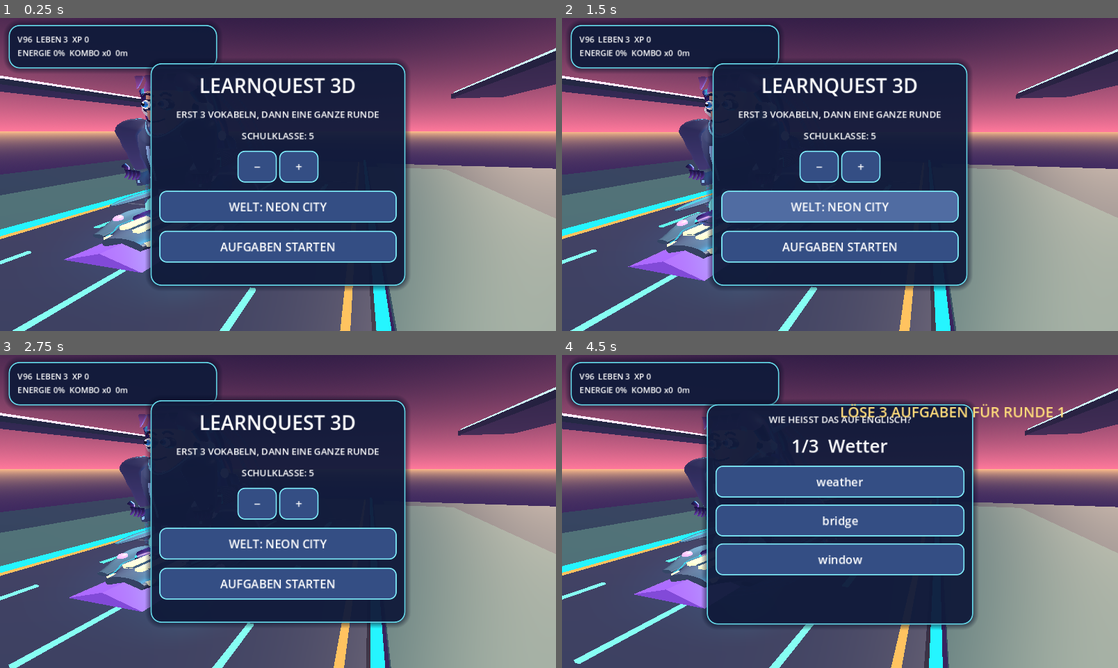
Above: before the commit, frames 1-4 (two rows, left to right).
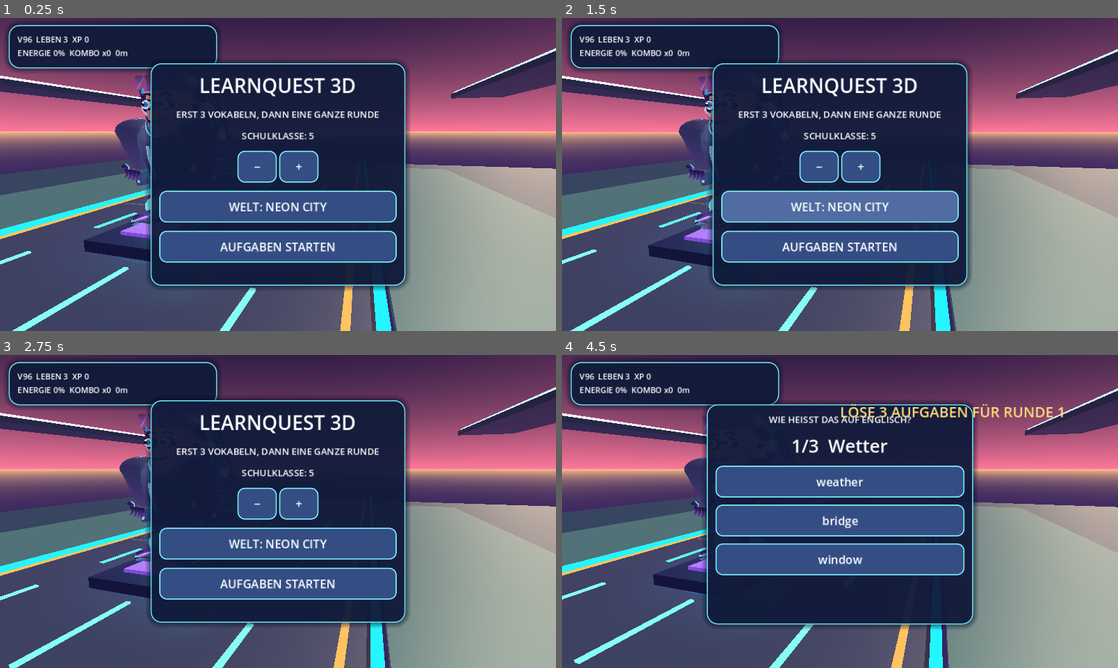
Above: after the commit, the same moments.

Repository: mtothek0703/learnquest-unity-web
Game: Godot game, scene res://main.tscn
Two runs of this game, one before a commit and one after it. Both use one fixed random seed, a clock stepped at 60 frames per second and the inputs below.
Inputs (mouse positions are in pixels of both pictures, inside the frame that each line leads up to):
- Up to frame 1 (0.25 s): no input
- Up to frame 2 (1.5 s): move the mouse to (962, 158) at 0.52 s; hold Right 0.53-1.25 s; hold Q 0.53-1.25 s; click (962, 158) at 0.67 s; tap Space at 0.77, 1.07 s; drag from (728, 190) to (812, 237) at 1.27 s
- Up to frame 3 (2.75 s): move the mouse to (333, 442) at 2.02 s; hold Right from 2.03 s (still down); hold R from 2.03 s (still down)
- Up to frame 4 (4.5 s): release Right at 2.75 s; release R at 2.75 s; drag from (812, 574) to (673, 464) at 2.77 s; move the mouse to (1006, 558) at 3.52 s; hold Left 3.53-4.25 s; hold E 3.53-4.25 s; tap Space at 3.77, 4.07 s; drag from (673, 464) to (756, 433) at 4.27 s

The runs differ from the first frame. In frame 1, 1.9% of the frame differs, in the area x 11-28%, y 55-82%; in frame 2, 1.9%, in the area x 11-28%, y 56-84%; in frame 3, 1.8%; in frame 4, 1.5%.
Error after the commit: Parse Error: Could not preload resource script "res://hoverboard_dynamic_carve_fins.gd". (res://hoverboard_sculpted_hull.gd:83)

Commit message:
CC0 board: directional fin signal materials, frame-rate regression and V137 release audit

Diff:
--- a/godot/hoverboard_dynamic_carve_fins.gd
+++ b/godot/hoverboard_dynamic_carve_fins.gd
@@ -7,6 +7,7 @@
 var fins: Array[Node3D] = []
 var fin_material: StandardMaterial3D
 var edge_material: StandardMaterial3D
+var edge_materials: Array[StandardMaterial3D] = []
 var ready_to_animate: bool = false
 
 func _ready() -> void:
@@ -41,7 +42,11 @@
         var edge := MeshInstance3D.new()
         edge.name = "CurvedSignalEdge"
         edge.mesh = _make_edge(side)
-        edge.material_override = edge_material
+        # Each outboard signal edge reacts to its own steering side.
+        # Reuse the same two existing meshes: no new draw calls or collision.
+        var side_edge_material := edge_material.duplicate() as StandardMaterial3D
+        edge_materials.append(side_edge_material)
+        edge.material_override = side_edge_material
         hinge.add_child(edge)
         fins.append(hinge)
     ready_to_animate = fins.size() == 2
@@ -125,6 +130,11 @@
         var carve := maxf(0.0, side * clampf(lean, -1.0, 1.0))
         var angle := side * (0.045 + 0.42 * carve + (0.12 if boosting else 0.0))
         fins[i].rotation.z = lerpf(fins[i].rotation.z, angle, response)
+        var signal := edge_materials[i]
+        var target_energy := (2.3 if boosting else 1.1) + 1.55 * carve
+        signal.emission_energy_multiplier = lerpf(
+            signal.emission_energy_multiplier, target_energy, response)
+        signal.emission = Color("#25c7e9").lerp(Color("#c56cff"), carve * 0.65)
     edge_material.emission_energy_multiplier = lerpf(
         edge_material.emission_energy_multiplier,
         2.3 if boosting else 1.1, response)
--- a/godot/hoverboard_sculpted_hull_test.gd
+++ b/godot/hoverboard_sculpted_hull_test.gd
@@ -462,6 +462,34 @@
     if absf((hinges[0] as Node3D).rotation.z) <= absf((hinges[1] as Node3D).rotation.z) + 0.12:
         _fail("left carve must reverse the deployed aerofoil")
         return
+    # Both already-existing edge meshes now have independent steer-dependent
+    # emissive materials. Right-turn/left-turn lighting must switch sides
+    # without extra geometry, and be reproducible at mobile frame rates.
+    var signals: Array = vanes.get("edge_materials")
+    if signals.size() != 2 or signals[0] == signals[1]:
+        _fail("carve fin signal edges must have independent materials")
+        return
+    var port_signal := signals[0] as StandardMaterial3D
+    var starboard_signal := signals[1] as StandardMaterial3D
+    if port_signal == null or starboard_signal == null or \
+            port_signal.emission_energy_multiplier < starboard_signal.emission_energy_multiplier + 0.35 or \
+            port_signal.emission == starboard_signal.emission:
+        _fail("left carve must visibly brighten only the outside signal edge")
+        return
+    var starboard_energy_30 := 0.0
+    for fps in [30, 60]:
+        for signal in signals:
+            (signal as StandardMaterial3D).emission_energy_multiplier = 1.1
+        for frame in range(3 if fps == 30 else 6):
+            vanes.call("update_state", 0.9, true, 1.0 / float(fps))
+        if fps == 30:
+            starboard_energy_30 = starboard_signal.emission_energy_multiplier
+        elif absf(starboard_signal.emission_energy_multiplier - starboard_energy_30) > 0.015:
+            _fail("directional fin glow must not depend on 30/60 FPS")
+            return
+    if starboard_signal.emission_energy_multiplier < port_signal.emission_energy_multiplier + 0.25:
+        _fail("right carve must brighten the starboard fin")
+        return
     if not vanes.find_children("*", "CollisionObject3D", true, false).is_empty():
         _fail("articulated board art must never change collision or touch controls")
         return
Not shown, added: docs/sprints/2026-10-31-cc0-directional-carve-signals.md
